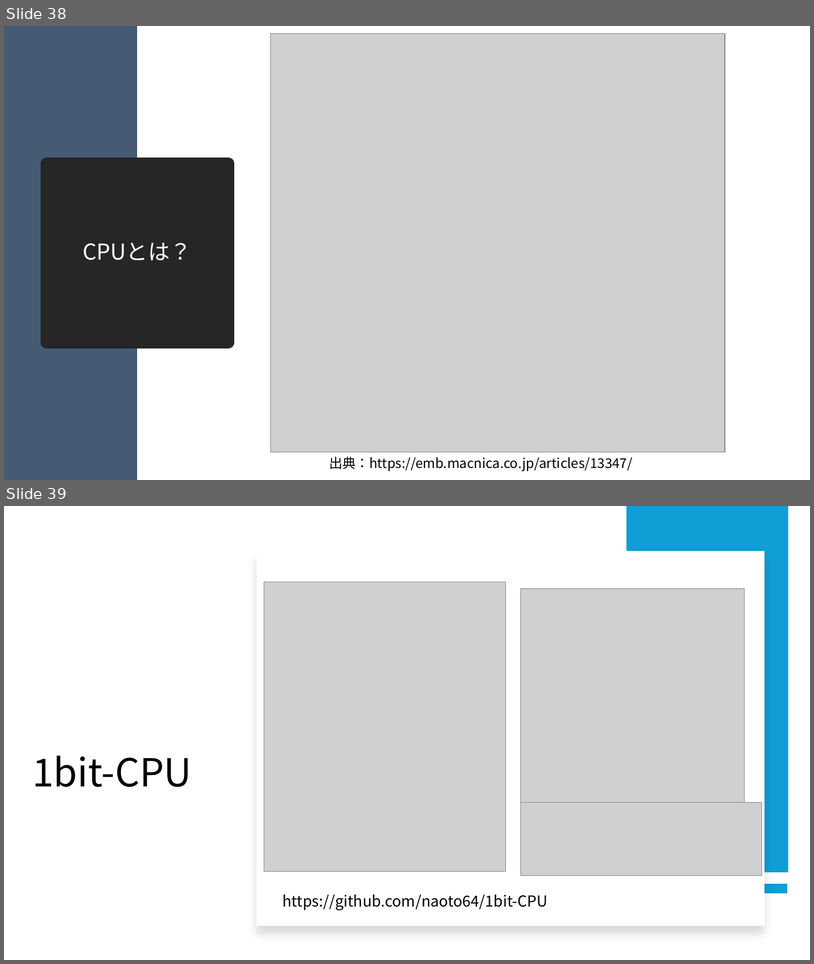
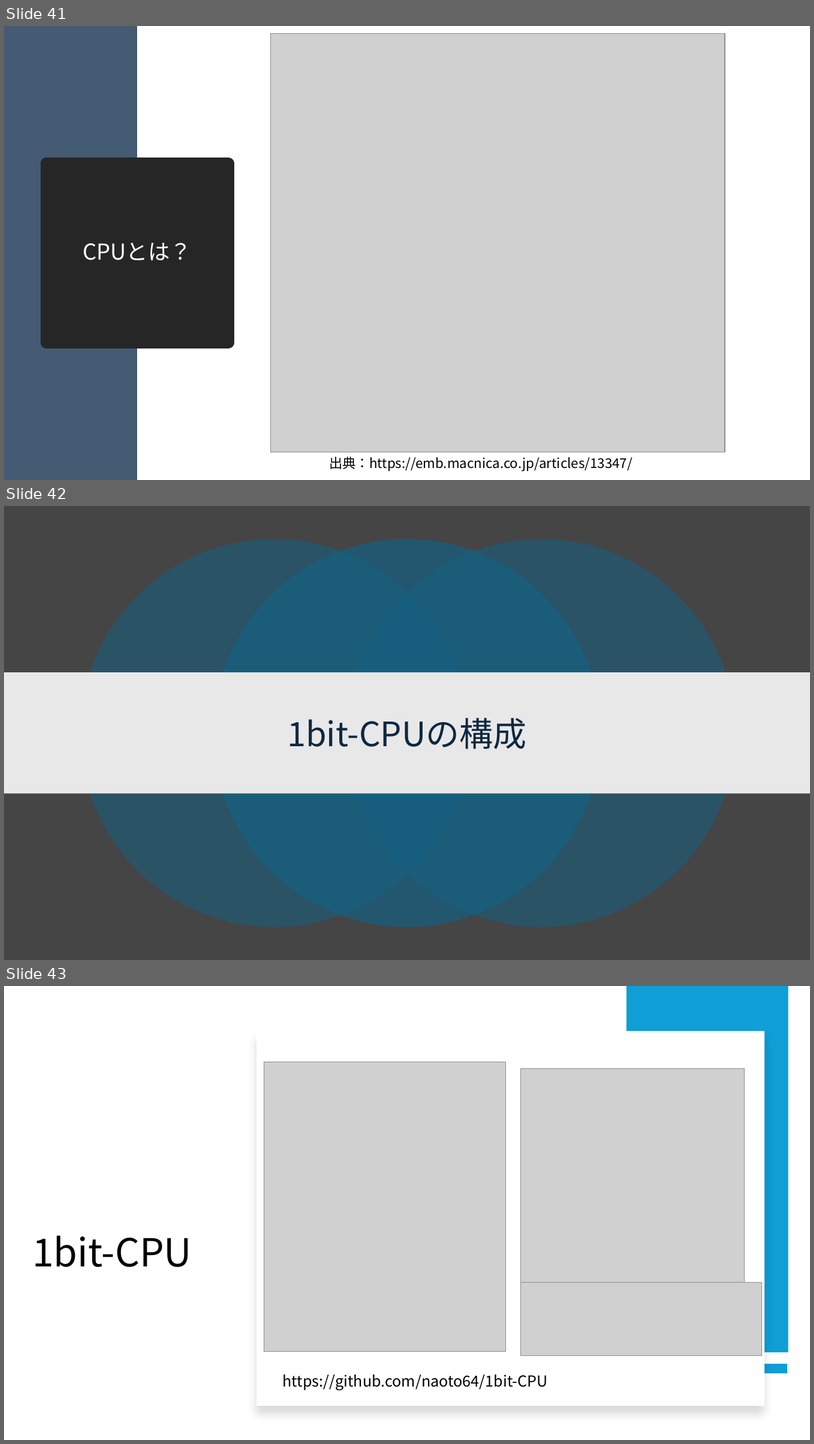
Before and after one commit to ishi-kai/openmpw-transistor-level-examples, a slide deck: TR10/docs/1bit-CPU_TR10.pptx. Shown one above the other, each under a label of ours: slides 38 and 39 before the commit, slides 41, 42 and 43 after it. The pictures are 814x964 and 814x1444 pixels, drawn with LibreOffice and Linux fonts; fonts in the diff are those of the drawing; grey boxes stand for pictures. Boxes give left, top, right and bottom in pixels: in the first picture for what was removed or moved away, otherwise in the second. Text is boxed around its words. In the diff, an @@ line names an element or a change of style, - is before the commit and + after.

```diff
--- a/TR10/docs/1bit-CPU_TR10.pptx
+++ b/TR10/docs/1bit-CPU_TR10.pptx
@@ slide 42 added at [4,506,810,960], background #454545 @@
@@ ellipse added at [80,539,468,927], fill #156082 at 55% opacity @@
@@ ellipse added at [213,539,601,927], fill #156082 at 70% opacity @@
@@ ellipse added at [348,539,735,927], fill #156082 at 55% opacity @@
@@ rectangle added at [4,672,810,793], fill #E8E8E8 @@
@@ title added at [287,718,527,749], 40 pt, text #0E2841 @@
+1bit-CPUの構成
@@ what was slide 38 is now slide 41 @@
@@ what was slide 39 is now slide 43 @@
```
Also in this commit, not shown: 3 slides changed, 11 other slides added, 8 other files.
